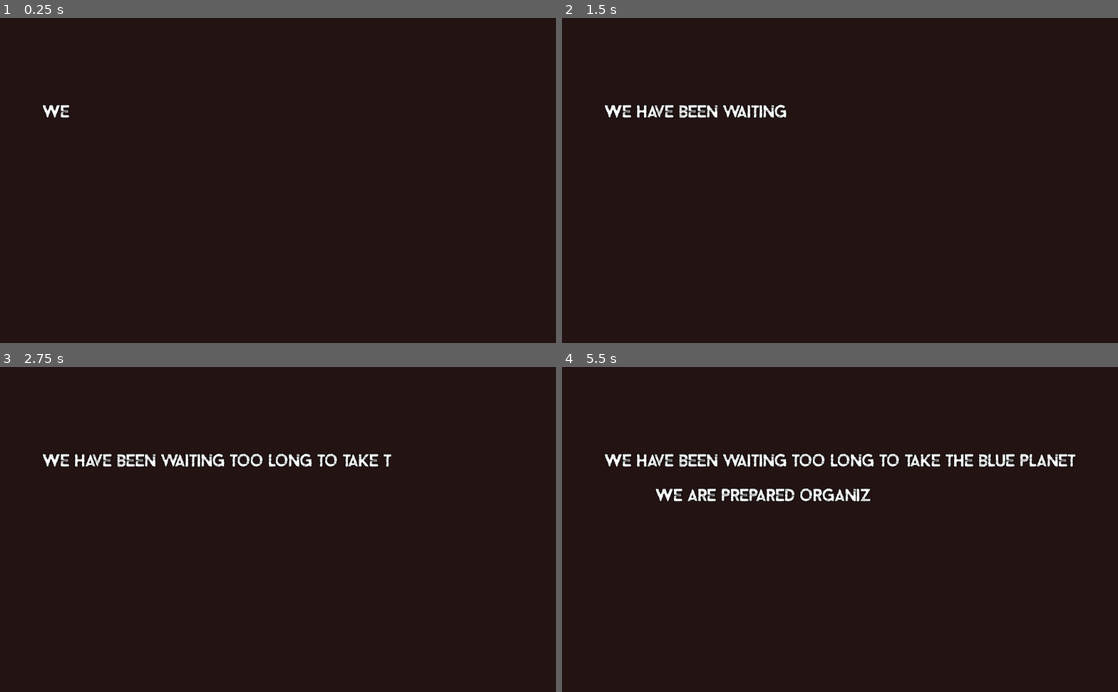
Above: before the commit, frames 1-4 (two rows, left to right).
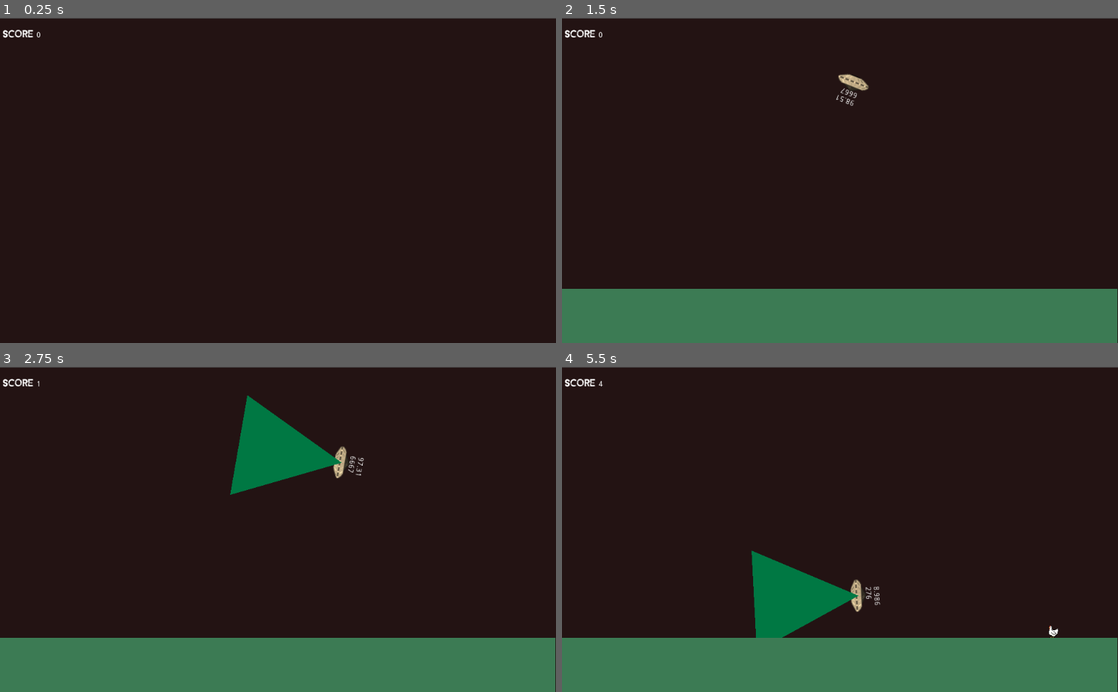
Above: after the commit, the same moments.

Repository: Beat1823/LudumDare52
Game: Godot game, scene res://Game/MainScene.tscn
The game is run twice, just before and just after one commit, with the same random seed, the same clock (stepped at 60 frames per second) and the same inputs. Before the commit the project starts from res://Game/StartScreen.tscn.
Inputs:
- Up to frame 1 (0.25 s): no input
- Up to frame 2 (1.5 s): hold Right (Right) 0.53-1.28 s; hold Space (TractorBeam) 0.53-1.28 s; hold Down (Down) from 1.28 s (still down); tap Space (TractorBeam) at 1.35 s
- Up to frame 3 (2.75 s): release Down (Down) at 2.03 s; hold Right (Right) from 2.03 s (still down); hold Space (TractorBeam) from 2.03 s (still down)
- Up to frame 4 (5.5 s): release Right (Right) at 2.78 s; release Space (TractorBeam) at 2.78 s; hold Up (Up) 2.78-3.53 s; tap Space (TractorBeam) at 2.85, 4.35 s; hold Space (TractorBeam) 3.53-4.28 s; hold Left (Left) 3.53-5.03 s; hold Down (Down) from 5.03 s (still down); hold Space (TractorBeam) from 5.03 s (still down)

The runs differ from the first frame. In frame 1, 0.4% of the frame differs, in the area x 0-100%, y 0-31%; in frame 2, 18%; in frame 3, 21%; in frame 4, 23%, in the area x 0-100%, y 0-100%.

Commit message:
Add some sound effects

Diff:
--- a/Game/MainScene.tscn
+++ b/Game/MainScene.tscn
@@ -75,6 +75,7 @@
 autoplay = true
 
 [connection signal="NpcAbsorbed" from="PlayerUFO" to="." method="_on_PlayerUFO_NpcAbsorbed"]
+[connection signal="NpcAbsorbed" from="PlayerUFO" to="PlayerUFO" method="_on_PlayerUFO_NpcAbsorbed"]
 [connection signal="PlayerDestroyed" from="PlayerUFO" to="." method="_on_PlayerUFO_PlayerDestroyed"]
 [connection signal="timeout" from="SpawnTimer" to="." method="_on_SpawnTimer_timeout"]
 [connection signal="timeout" from="StartWaitTimer" to="." method="_on_StartWaitTimer_timeout"]
--- a/Game/UFO/PlayerUFO.gd
+++ b/Game/UFO/PlayerUFO.gd
@@ -59,6 +59,12 @@
 	$TracktorBeamArea/TrackBeamCollision.disabled = !IsON
 	$HarvestArea/CollisionShape2D.disabled = !IsON
 	$TracktorBeamArea/AnimatedSprite.visible = IsON
+	if IsON and not $SoundBeam.playing:
+		$SoundBeam.play()
+		print("LOL1")
+	elif not IsON:
+		print("LOL")
+		$SoundBeam.stop()
 
 
 func _integrate_forces(state):
@@ -143,6 +149,7 @@
 	if Input.is_action_pressed("TractorBeam"):
 		SetTractorBeam (true)
 	else:
+		print("NOT PRESSED")
 		SetTractorBeam (false)
 	ReduceEnergy (delta*EnergyConsuptimtionPerSec)
 
@@ -171,3 +178,7 @@
 
 func _on_EnergyUpdateTimer_timeout():
 	UpdateEnergyBar()
+
+func _on_PlayerUFO_NpcAbsorbed():
+	$SoundPickup.play()
+	pass # Replace with function body.
--- a/Game/UFO/PlayerUFO.tscn
+++ b/Game/UFO/PlayerUFO.tscn
@@ -8,6 +8,8 @@
 [ext_resource path="res://InputReverseCurve.tres" type="Curve" id=6]
 [ext_resource path="res://InputForwardCurve.tres" type="Curve" id=7]
 [ext_resource path="res://Game/UFO/Sprites/goodUFO3.png" type="Texture" id=8]
+[ext_resource path="res://Game/Audio/Pickup.wav" type="AudioStream" id=9]
+[ext_resource path="res://Game/Audio/Beam.wav" type="AudioStream" id=10]
 
 [sub_resource type="SpriteFrames" id=1]
 animations = [ {
@@ -53,6 +55,7 @@
 [node name="AnimatedSprite" type="AnimatedSprite" parent="."]
 frames = SubResource( 1 )
 animation = "Hover"
+frame = 1
 playing = true
 
 [node name="CollisionShape2D" type="CollisionShape2D" parent="."]
@@ -125,6 +128,14 @@
 margin_bottom = 1.0
 text = "Test"
 
+[node name="SoundPickup" type="AudioStreamPlayer2D" parent="."]
+stream = ExtResource( 9 )
+volume_db = -16.423
+
+[node name="SoundBeam" type="AudioStreamPlayer2D" parent="."]
+stream = ExtResource( 10 )
+volume_db = -6.001
+
 [connection signal="body_entered" from="HarvestArea" to="." method="_on_HarvestArea_body_entered"]
 [connection signal="timeout" from="StabilizationTimer" to="." method="_on_StabilizationTimer_timeout"]
 [connection signal="timeout" from="EnergyUpdateTimer" to="." method="_on_EnergyUpdateTimer_timeout"]
--- a/project.godot
+++ b/project.godot
@@ -11,7 +11,7 @@
 [application]
 
 config/name="LudumDare52"
-run/main_scene="res://Game/StartScreen.tscn"
+run/main_scene="res://Game/MainScene.tscn"
 config/icon="res://icon.png"
 
 [display]
Not shown: 1 places in Game/UFO/PlayerUFO.tscn that only renumber resources
Not shown, added: Game/Audio/Beam.wav
Not shown, added: Game/Audio/GameOver.wav
Not shown, added: Game/Audio/Pickup.wav
